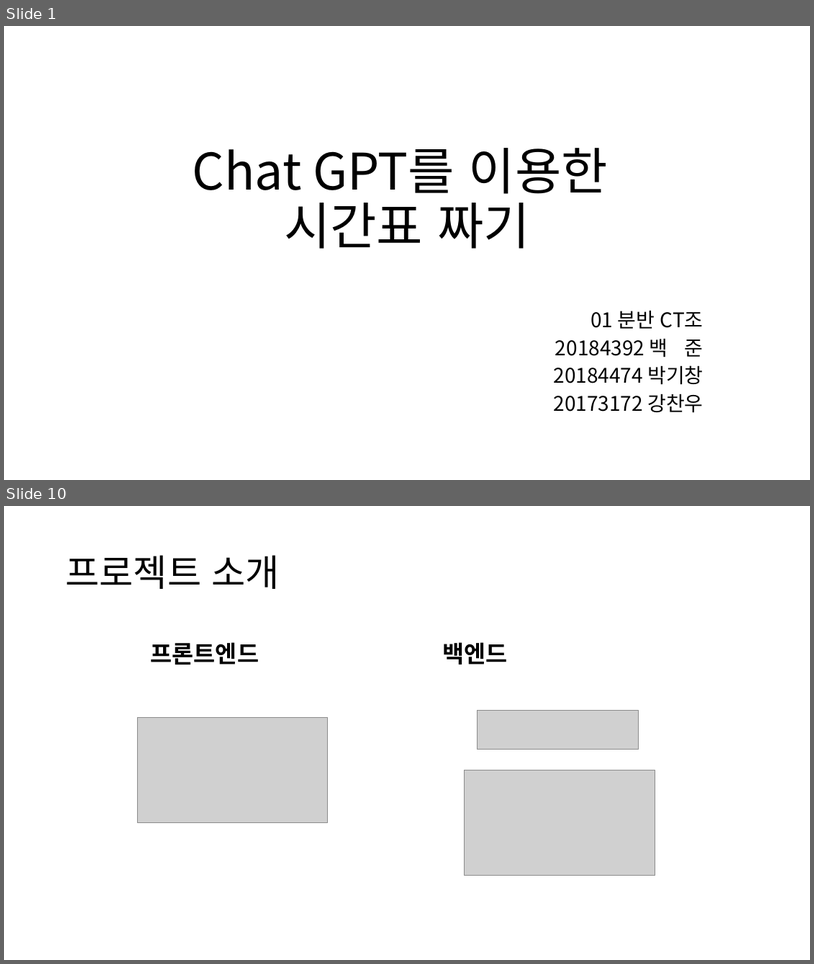
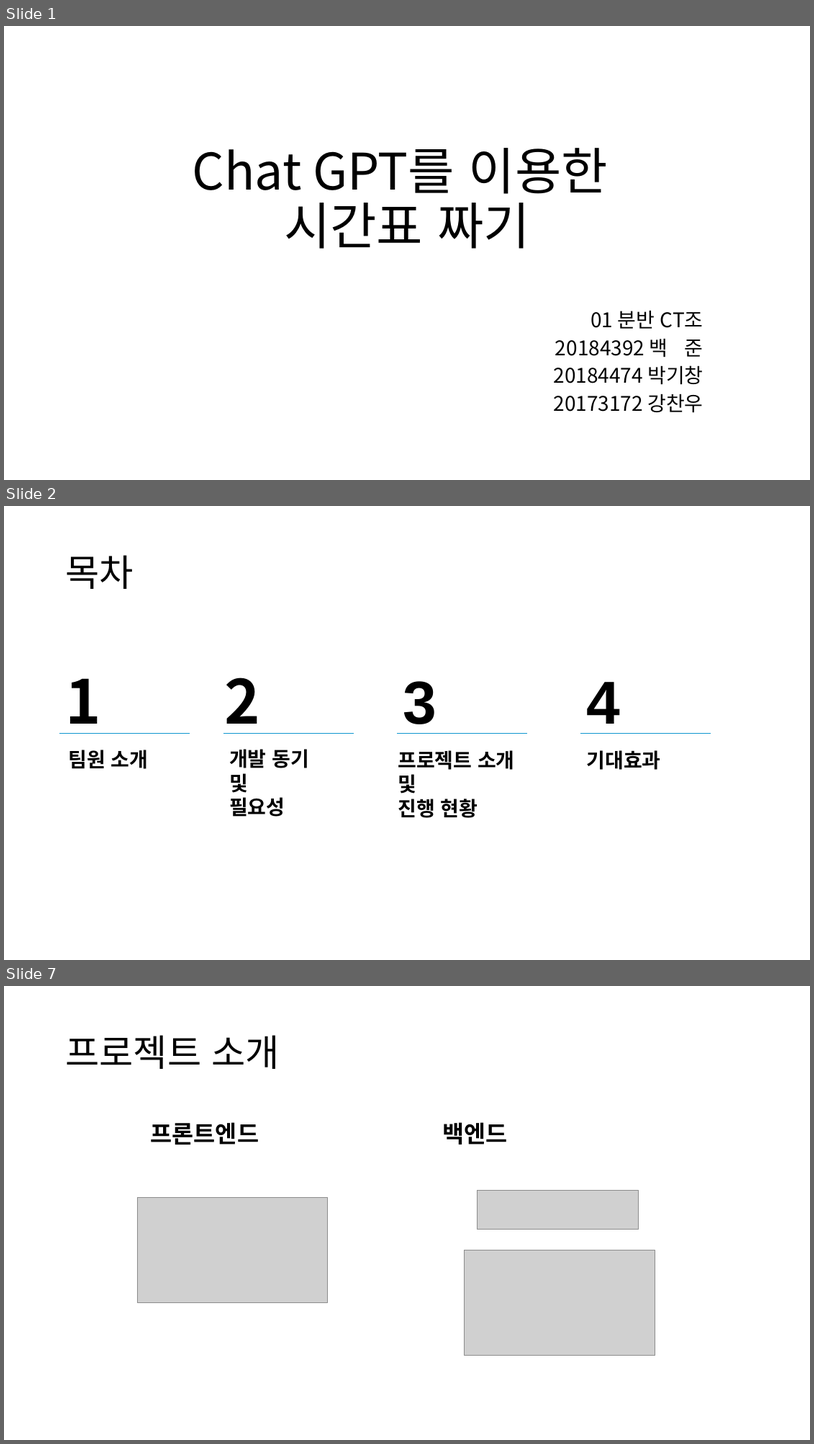
Before and after one commit to gichangee/chat-gpt-timetable, a slide deck: docs/중간발표자료.pptx. Shown one above the other, each under a label of ours: slides 1 and 10 before the commit, slides 1, 2 and 7 after it; the slides between them are not shown. The pictures are 814x964 and 814x1444 pixels, drawn with LibreOffice and Linux fonts; fonts in the diff are those of the drawing; grey boxes stand for pictures. Boxes give left, top, right and bottom in pixels: in the first picture for what was removed or moved away, otherwise in the second. Text is boxed around its words. In the diff, an @@ line names an element or a change of style, - is before the commit and + after.

```diff
--- a/docs/중간발표자료.pptx
+++ b/docs/중간발표자료.pptx
@@ slide 2 added at [4,506,810,960], background #FFFFFF @@
@@ title added at [65,555,133,589], 44 pt, text #000000 @@
+목차
@@ text added at [65,678,101,734], 72 pt, text #000000, bold @@
+1
@@ text added at [225,677,261,734], 72 pt, text #000000, bold @@
+2
@@ text added at [404,681,437,734], 72 pt, text #000000, bold @@
+3
@@ text added at [587,682,621,734], 72 pt, text #000000, bold @@
+4
@@ line added from (59, 734) to (190, 734), #1097D0 0.75 pt @@
@@ line added from (224, 733) to (354, 733), #1097D0 0.75 pt @@
@@ line added from (397, 734) to (528, 734), #1097D0 0.75 pt @@
@@ line added from (581, 734) to (711, 734), #1097D0 0.75 pt @@
@@ text added at [68,749,149,769], 24 pt, text #000000, bold @@
+팀원 소개
@@ text added at [229,749,309,816], 24 pt, text #000000, bold @@
+개발 동기
+및
+필요성
@@ text added at [398,750,515,818], 24 pt, text #000000, bold @@
+프로젝트 소개
+및
+진행 현황
@@ text added at [587,750,661,770], 24 pt, text #000000, bold @@
+기대효과
@@ what was slide 10 is now slide 7 @@
```
Also in this commit, not shown: 6 slides changed, 2 other slides added, 7 slides removed, 6 other files.
